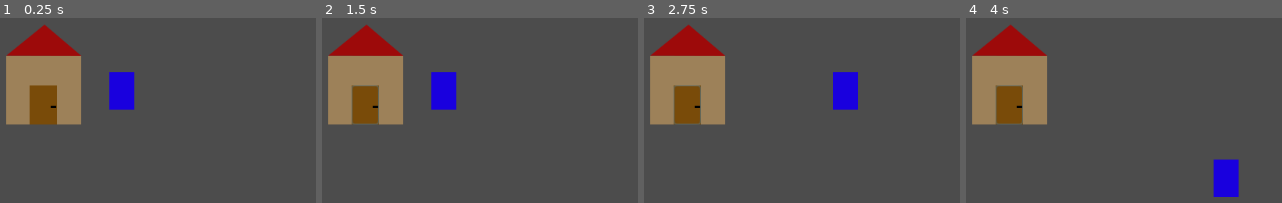
Above: before the commit, frames 1-4 (left to right).
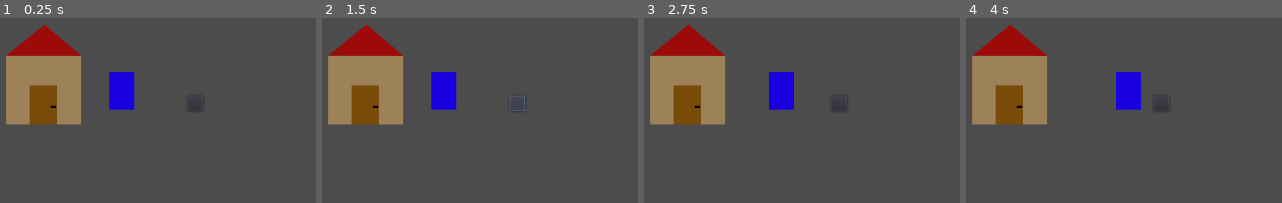
Above: after the commit, the same moments.

Repository: dietrichdaniel/Generic-Farmer
Game: Godot game, scene res://Scenes/TestLevel.tscn
Same seed, same stepped clock (60 frames per second), same inputs: the game is played once before the commit and once after it.
Inputs (mouse positions are in pixels of both pictures, inside the frame that each line leads up to):
- Up to frame 1 (0.25 s): no input
- Up to frame 2 (1.5 s): click (366, 104) at 0.5 s; click (517, 103) at 1.27 s
- Up to frame 3 (2.75 s): tap Enter (ui_accept) at 2, 2.1, 2.27, 2.57 s; hold D (Right) from 2.03 s (still down)
- Up to frame 4 (4 s): release D (Right) at 2.78 s; hold S (Down) 2.78-3.53 s; tap Enter (ui_accept) at 2.85, 3.02, 3.32, 3.6 s; hold D (Right) from 3.53 s (still down)

The runs differ from the first frame. In frame 1, less than 0.1% of the frame differs, in the area x 59-64%, y 49-50%; in frame 2, 0.4%; in frame 3, 3.6%; in frame 4, 3.7%, in the area x 9-87%, y 29-97%.

Commit message:
0.02
Added Crop mechanics
Need sprites and some cleaning up on the code

Diff:
--- /dev/null
+++ b/Scenes/Crop.tscn
@@ -0,0 +1,8 @@
+[gd_scene load_steps=2 format=2]
+
+[ext_resource path="res://Scripts/Crop.gd" type="Script" id=1]
+
+[node name="Crop" type="Node2D"]
+script = ExtResource( 1 )
+
+[node name="Sprite" type="Sprite" parent="."]
--- /dev/null
+++ b/Scenes/Door.tscn
@@ -0,0 +1,37 @@
+[gd_scene load_steps=5 format=2]
+
+[ext_resource path="res://Scenes/HouseInside.tscn" type="PackedScene" id=1]
+[ext_resource path="res://Scripts/Door.gd" type="Script" id=2]
+
+[sub_resource type="Theme" id=2]
+
+[sub_resource type="RectangleShape2D" id=3]
+extents = Vector2( 78.5, 44 )
+
+[node name="Door" type="Button"]
+margin_left = -18.0
+margin_top = 14.0
+margin_right = 17.0
+margin_bottom = 64.0
+theme = SubResource( 2 )
+button_mask = 2
+flat = true
+script = ExtResource( 2 )
+__meta__ = {
+"_edit_use_anchors_": false
+}
+target_scene = ExtResource( 1 )
+
+[node name="DoorRange" type="Area2D" parent="."]
+position = Vector2( 18, 50 )
+collision_layer = 2147483648
+__meta__ = {
+"_edit_group_": true
+}
+
+[node name="CollisionShape2D" type="CollisionShape2D" parent="DoorRange"]
+position = Vector2( 0.5, -3 )
+shape = SubResource( 3 )
+
+[connection signal="pressed" from="." to="." method="_on_Door_pressed"]
+[connection signal="body_entered" from="DoorRange" to="." method="_on_DoorRange_body_entered"]
--- a/Scenes/House.tscn
+++ b/Scenes/House.tscn
@@ -1,17 +1,11 @@
-[gd_scene load_steps=8 format=2]
+[gd_scene load_steps=5 format=2]
 
 [ext_resource path="res://Scripts/House.gd" type="Script" id=1]
 [ext_resource path="res://Sprites/Test House.png" type="Texture" id=2]
-[ext_resource path="res://Scenes/HouseInside.tscn" type="PackedScene" id=3]
-[ext_resource path="res://Scripts/Door.gd" type="Script" id=4]
+[ext_resource path="res://Scenes/Door.tscn" type="PackedScene" id=3]
 
 [sub_resource type="RectangleShape2D" id=1]
 extents = Vector2( 48, 23.5 )
-
-[sub_resource type="Theme" id=2]
-
-[sub_resource type="RectangleShape2D" id=3]
-extents = Vector2( 78.5, 44 )
 
 [node name="House" type="Node2D"]
 script = ExtResource( 1 )
@@ -36,31 +30,7 @@
 position = Vector2( 0, 40.5 )
 shape = SubResource( 1 )
 
-[node name="Door" type="Button" parent="."]
-margin_left = -18.0
-margin_top = 14.0
-margin_right = 17.0
-margin_bottom = 64.0
-theme = SubResource( 2 )
-button_mask = 2
-flat = true
-script = ExtResource( 4 )
-__meta__ = {
-"_edit_use_anchors_": false
-}
-target_scene = ExtResource( 3 )
-
-[node name="DoorRange" type="Area2D" parent="Door"]
-position = Vector2( 18, 50 )
-__meta__ = {
-"_edit_group_": true
-}
-
-[node name="CollisionShape2D" type="CollisionShape2D" parent="Door/DoorRange"]
-position = Vector2( 0.5, -3 )
-shape = SubResource( 3 )
+[node name="Door" parent="." instance=ExtResource( 3 )]
 
 [connection signal="body_entered" from="HouseBack" to="." method="_on_HouseBack_body_entered"]
 [connection signal="body_exited" from="HouseBack" to="." method="_on_HouseBack_body_exited"]
-[connection signal="pressed" from="Door" to="Door" method="_on_Door_pressed"]
-[connection signal="body_entered" from="Door/DoorRange" to="Door" method="_on_DoorRange_body_entered"]
--- a/Scenes/Player.tscn
+++ b/Scenes/Player.tscn
@@ -7,6 +7,7 @@
 extents = Vector2( 16, 6 )
 
 [node name="Player" type="KinematicBody2D" groups=["Player"]]
+collision_mask = 2147483649
 script = ExtResource( 2 )
 
 [node name="Sprite" type="Sprite" parent="."]
--- /dev/null
+++ b/Scenes/Soil.tscn
@@ -0,0 +1,40 @@
+[gd_scene load_steps=5 format=2]
+
+[ext_resource path="res://Scripts/Soil.gd" type="Script" id=1]
+[ext_resource path="res://Scenes/Crop.tscn" type="PackedScene" id=2]
+
+[sub_resource type="RectangleShape2D" id=1]
+extents = Vector2( 37, 32 )
+
+[sub_resource type="RectangleShape2D" id=2]
+
+[node name="Soil" type="Node2D"]
+script = ExtResource( 1 )
+Crop = ExtResource( 2 )
+
+[node name="Button" type="Button" parent="."]
+margin_left = -10.0
+margin_top = -10.0
+margin_right = 10.0
+margin_bottom = 10.0
+button_mask = 2
+__meta__ = {
+"_edit_use_anchors_": false
+}
+
+[node name="Range" type="Area2D" parent="Button"]
+
+[node name="Collision" type="CollisionShape2D" parent="Button/Range"]
+position = Vector2( 10, 10 )
+shape = SubResource( 1 )
+
+[node name="Sprite" type="Sprite" parent="."]
+
+[node name="Area2D" type="Area2D" parent="."]
+
+[node name="CollisionShape2D" type="CollisionShape2D" parent="Area2D"]
+shape = SubResource( 2 )
+
+[node name="Position2D" type="Position2D" parent="."]
+
+[connection signal="pressed" from="Button" to="." method="_on_Button_pressed"]
--- a/Scenes/TestLevel.tscn
+++ b/Scenes/TestLevel.tscn
@@ -1,12 +1,16 @@
-[gd_scene load_steps=3 format=2]
+[gd_scene load_steps=4 format=2]
 
 [ext_resource path="res://Scenes/House.tscn" type="PackedScene" id=1]
 [ext_resource path="res://Scenes/Player.tscn" type="PackedScene" id=2]
+[ext_resource path="res://Scenes/Soil.tscn" type="PackedScene" id=3]
 
 [node name="TestLevel" type="Node2D"]
 
 [node name="Player" parent="." instance=ExtResource( 2 )]
 position = Vector2( 266, 214 )
 
+[node name="Soil" parent="." instance=ExtResource( 3 )]
+position = Vector2( 360, 230 )
+
 [node name="House" parent="." instance=ExtResource( 1 )]
 position = Vector2( 166, 193 )
--- /dev/null
+++ b/Scripts/Crop.gd
@@ -0,0 +1,10 @@
+extends Node2D
+
+
+
+
+
+func _ready():
+	Global.crop_days.append(4)
+
+	pass
--- a/Scripts/Door.gd
+++ b/Scripts/Door.gd
@@ -8,7 +8,7 @@
 func _ready():
 	pass
 
-func _on_Door_pressed():
+func _pressed():
 	if in_range == true:
 		get_tree().change_scene_to(target_scene)
 
--- a/Scripts/Global.gd
+++ b/Scripts/Global.gd
@@ -3,5 +3,8 @@
 var day_count = 1
 var new_day = false
 
+var soil_list = []
+var crop_days = []
+
 func _ready():
 	pass
--- a/Scripts/Player.gd
+++ b/Scripts/Player.gd
@@ -11,6 +11,8 @@
 
 	motion = move_and_slide(motion)
 
+	if Input.is_action_just_pressed("ui_accept"):
+		get_tree().reload_current_scene()
 
 	if Input.is_action_pressed("Up"):
 		motion.y = -SPEED
--- /dev/null
+++ b/Scripts/Soil.gd
@@ -0,0 +1,32 @@
+extends Node2D
+
+var has_crop = false
+export(PackedScene) var Crop
+
+func _ready():
+	print(Global.soil_list)
+	print(Global.crop_days)
+	var soil_name = $".".name
+	if soil_name in Global.soil_list:
+		has_crop = true
+		var soil_pos = Global.soil_list.find(soil_name)
+
+		Global.crop_days[soil_pos] -= 1
+		if Global.crop_days[soil_pos] == 0:
+			Global.crop_days.remove(soil_pos)
+			Global.soil_list.remove(soil_pos)
+	pass
+
+
+
+
+func _on_Button_pressed():
+	if has_crop == false:
+		var c = Crop.instance()
+		get_parent().add_child(c)
+		Global.soil_list.append(name)
+		has_crop = true
+
+
+
+	pass
--- a/project.godot
+++ b/project.godot
@@ -41,6 +41,11 @@
  ]
 }
 
+[layer_names]
+
+2d_physics/layer_1="Player"
+2d_physics/layer_32="Range"
+
 [physics]
 
 common/enable_pause_aware_picking=true
